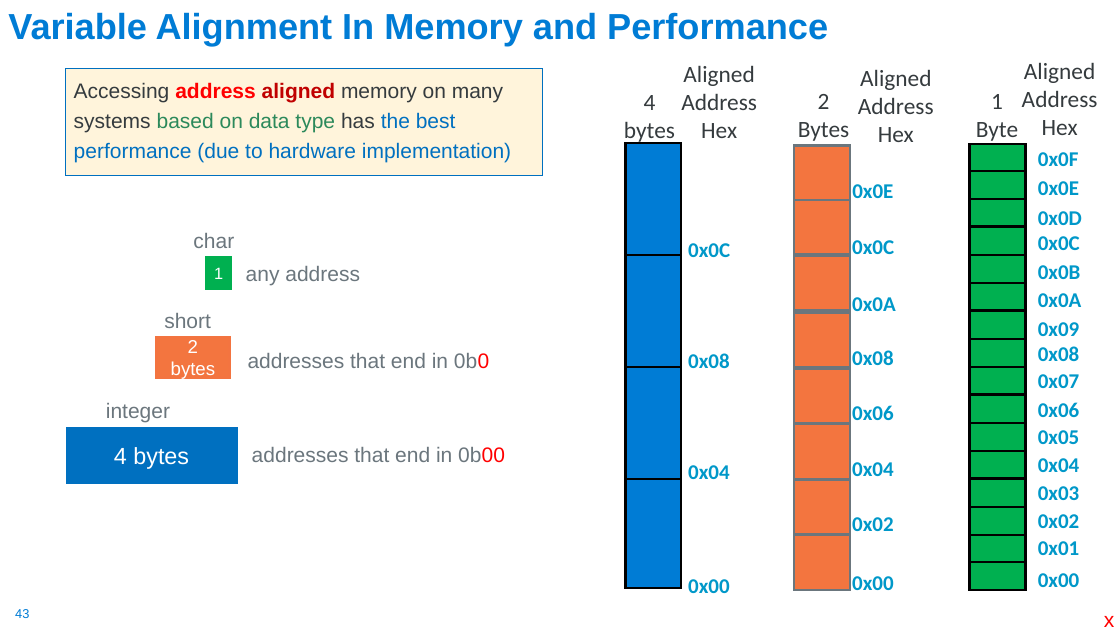
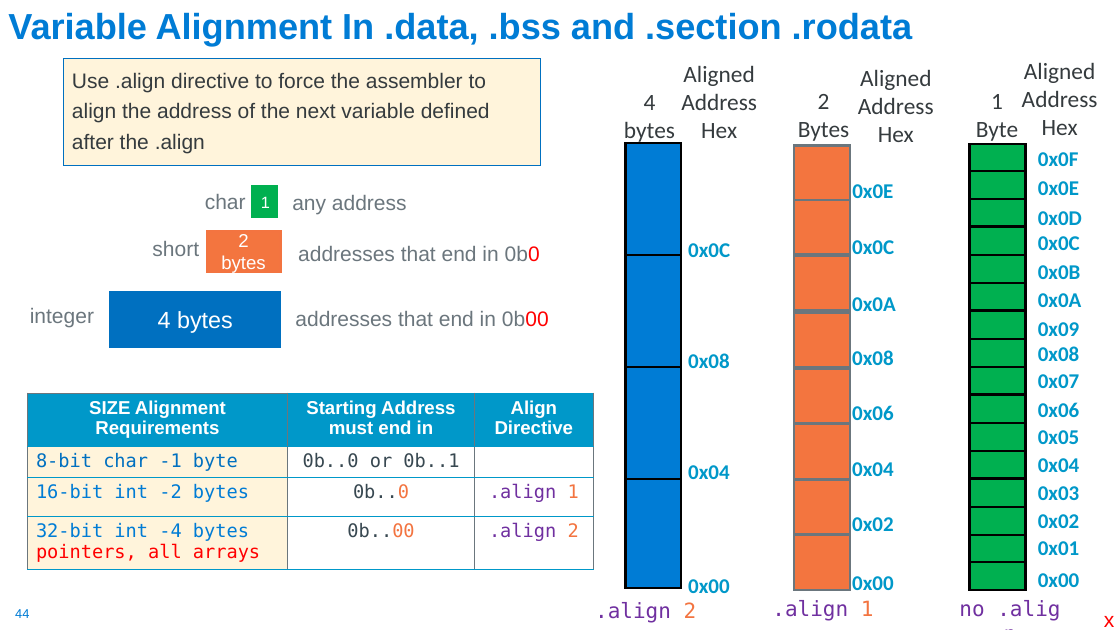
Before and after one commit to cse30-sp24/Muller-Slides, a slide deck: slide 44 of Lecture-15.pptx (slide 43 before the commit). Drawn at 1120x630 pixels with LibreOffice and Linux fonts; fonts in the diff are those of the drawing. Boxes give left, top, right and bottom in pixels: in the first picture for what was removed or moved away, otherwise in the second. Text is boxed around its words. In the diff, an @@ line names an element or a change of style, - is before the commit and + after.

```diff
--- a/Lecture-15.pptx
+++ b/Lecture-15.pptx
@@ title at [8,12,912,46]: text changed @@
-Variable Alignment In Memory and Performance
+Variable Alignment In .data, .bss and .section .rodata
@@ text "Use .align directive to force ...": place and size @@
-text "Use .align directive to force ..." at [66,68,543,176]
+text "Use .align directive to force ..." at [64,59,541,166]
@@ text at [72,72,490,153]: text changed; text colour #0070C0 to #363B3E @@
-Accessing address aligned memory on many systems based on data type has the best performance (due to hardware implementation)
+Use .align directive to force the assembler to align the address of the next variable defined after the .align
@@ text "char": place and size @@
-text "char" at [193,233,234,248]
+text "char" at [205,194,246,209]
@@ rectangle "1": place and size @@
-rectangle "1" at [206,258,230,289]
+rectangle "1" at [253,187,277,218]
@@ text "any address": place and size @@
-text "any address" at [246,266,360,285]
+text "any address" at [292,195,407,214]
@@ text "short": place and size @@
-text "short" at [164,313,211,328]
+text "short" at [152,241,199,256]
@@ rectangle "2 bytes": place and size @@
-rectangle "2 bytes" at [156,337,229,377]
+rectangle "2 bytes" at [207,231,280,271]
@@ text "addresses that end in 0b0": place and size @@
-text "addresses that end in 0b0" at [248,353,489,369]
+text "addresses that end in 0b0" at [298,246,540,262]
@@ text "integer": place and size @@
-text "integer" at [106,403,170,423]
+text "integer" at [30,308,94,327]
@@ rectangle "4 bytes": place and size @@
-rectangle "4 bytes" at [67,429,236,482]
+rectangle "4 bytes" at [111,292,280,346]
@@ text "addresses that end in 0b00": place and size @@
-text "addresses that end in 0b00" at [252,447,505,463]
+text "addresses that end in 0b00" at [295,311,549,327]
@@ table added at [28,393,593,570], 4 rows, 3 columns @@
+SIZE Alignment Requirements | Starting Address must end in | Align Directive
+8-bit char -1 byte | 0b..0 or 0b..1 | 
+16-bit int -2 bytes | 0b..0 | .align 1
+32-bit int -4 bytes / pointers, all arrays | 0b..00 | .align 2
@@ page number at [15,609,29,618]: text changed @@
-43
+44
@@ text added at [595,602,697,623], 18 pt, text #7030A0 @@
+.align 2
@@ text added at [772,600,874,621], 18 pt, text #7030A0 @@
+.align 1
@@ text added at [959,604,984,617], 18 pt, text #7030A0 @@
+no .align
```
Also in this commit, not shown: 5 other slides changed, 3 slides added, 1 slide removed, 3 other files.
